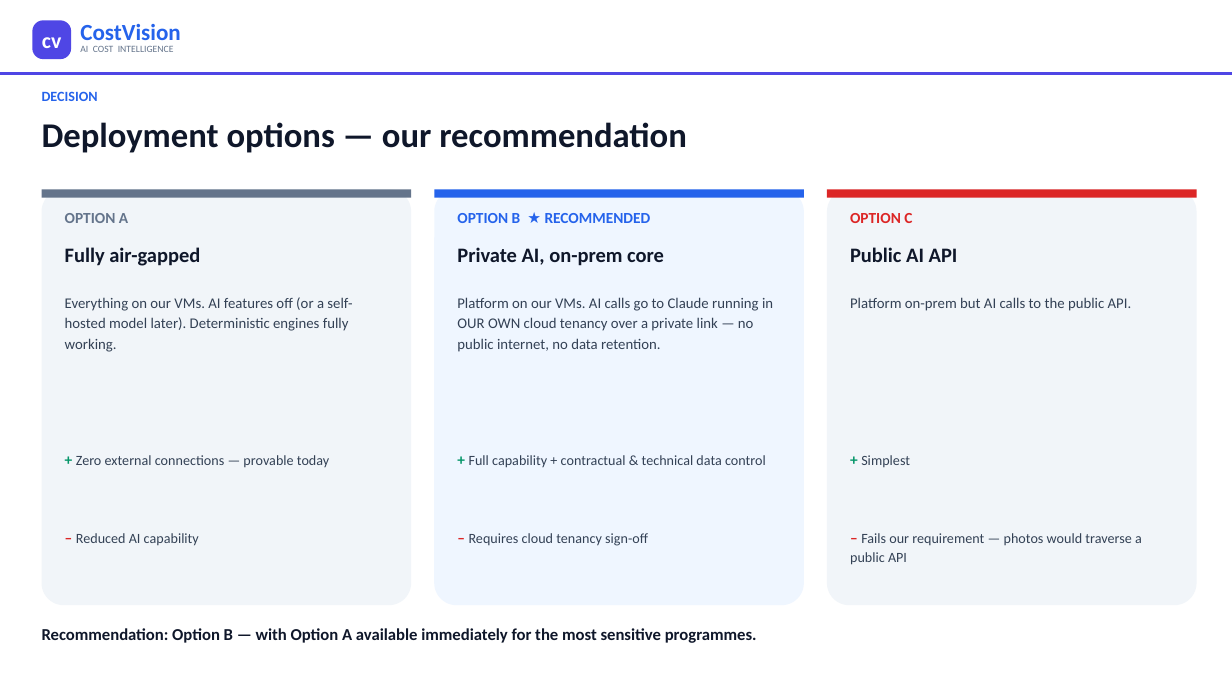
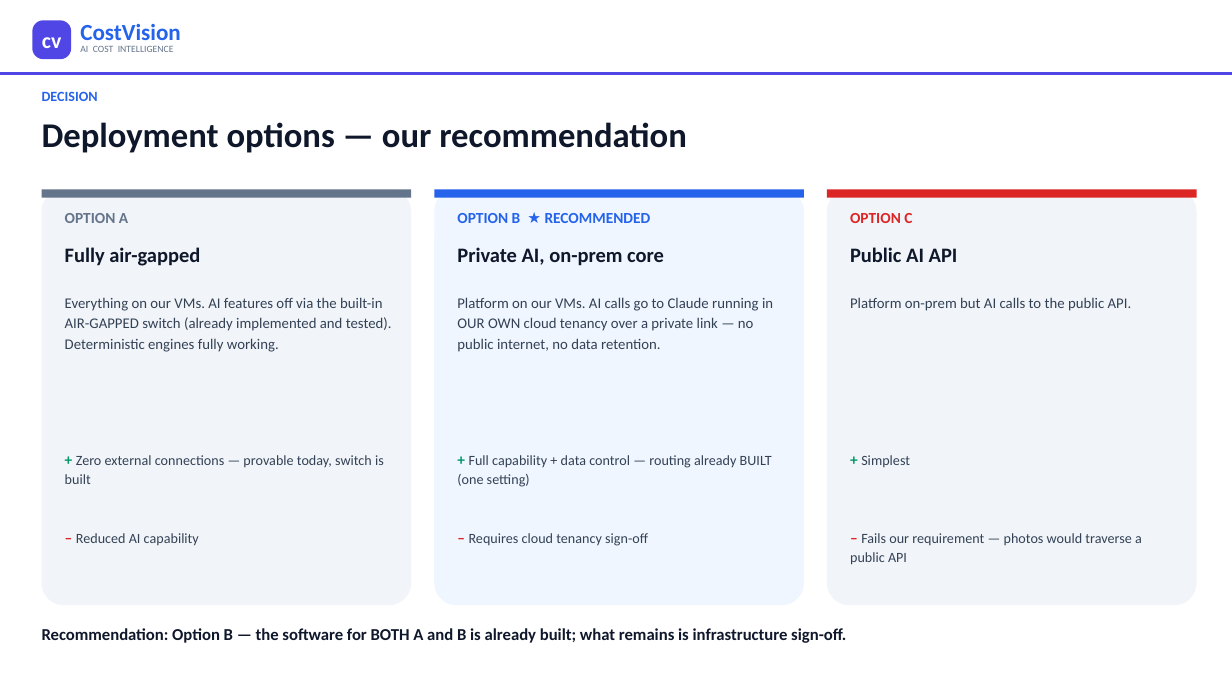
Before and after one commit to bhosaleavinash546/leamington-marathi, a slide deck: slide 7 of CostVision-Implementation-Blueprint.pptx. Drawn at 1232x693 pixels with LibreOffice and Linux fonts; fonts in the diff are those of the drawing. Boxes give left, top, right and bottom in pixels: in the first picture for what was removed or moved away, otherwise in the second. Text is boxed around its words. In the diff, an @@ line names an element or a change of style, - is before the commit and + after.

```diff
--- a/CostVision-Implementation-Blueprint.pptx
+++ b/CostVision-Implementation-Blueprint.pptx
@@ text at (65,297,392,352): text changed @@
-Everything on our VMs. AI features off (or a self-hosted model later). Deterministic engines fully working.
+Everything on our VMs. AI features off via the built-in AIR-GAPPED switch (already implemented and tested). Deterministic engines fully working.
@@ text at (65,455,384,484): text changed @@
-+ Zero external connections — provable today
++ Zero external connections — provable today, switch is built
@@ text at (457,455,772,487): text changed @@
-+ Full capability + contractual & technical data control
++ Full capability + data control — routing already BUILT (one setting)
@@ text at (42,628,846,643): text changed @@
-Recommendation: Option B — with Option A available immediately for the most sensitive programmes.
+Recommendation: Option B — the software for BOTH A and B is already built; what remains is infrastructure sign-off.
```
Also in this commit, not shown: 11 other slides changed, 2 other files.
